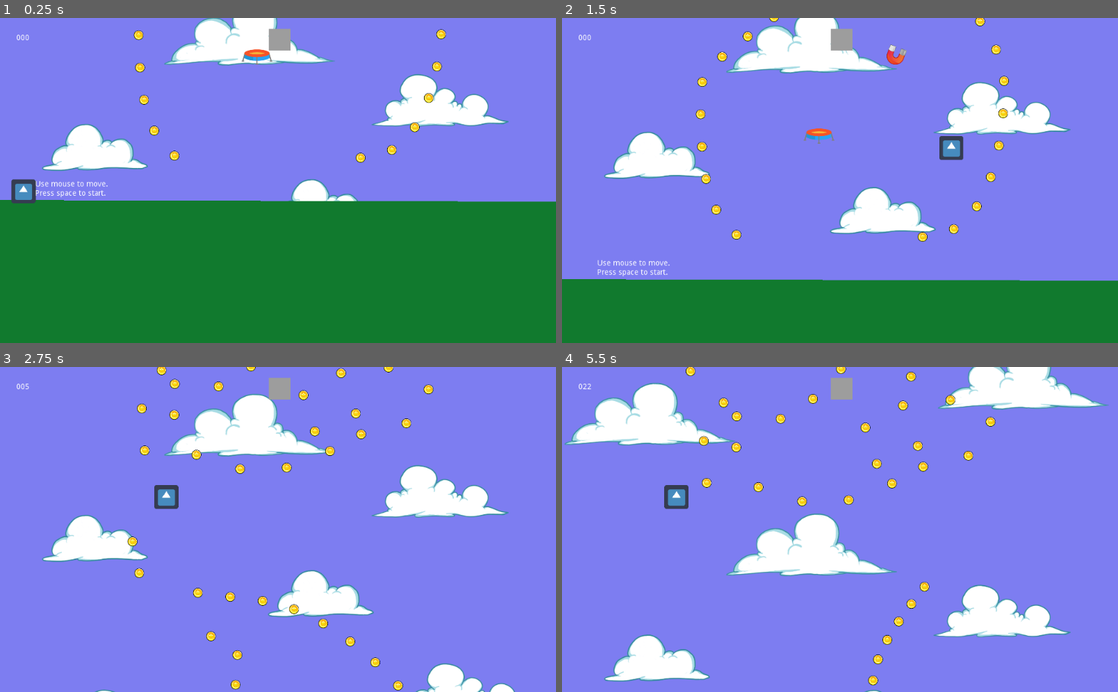
Above: before the commit, frames 1-4 (two rows, left to right).
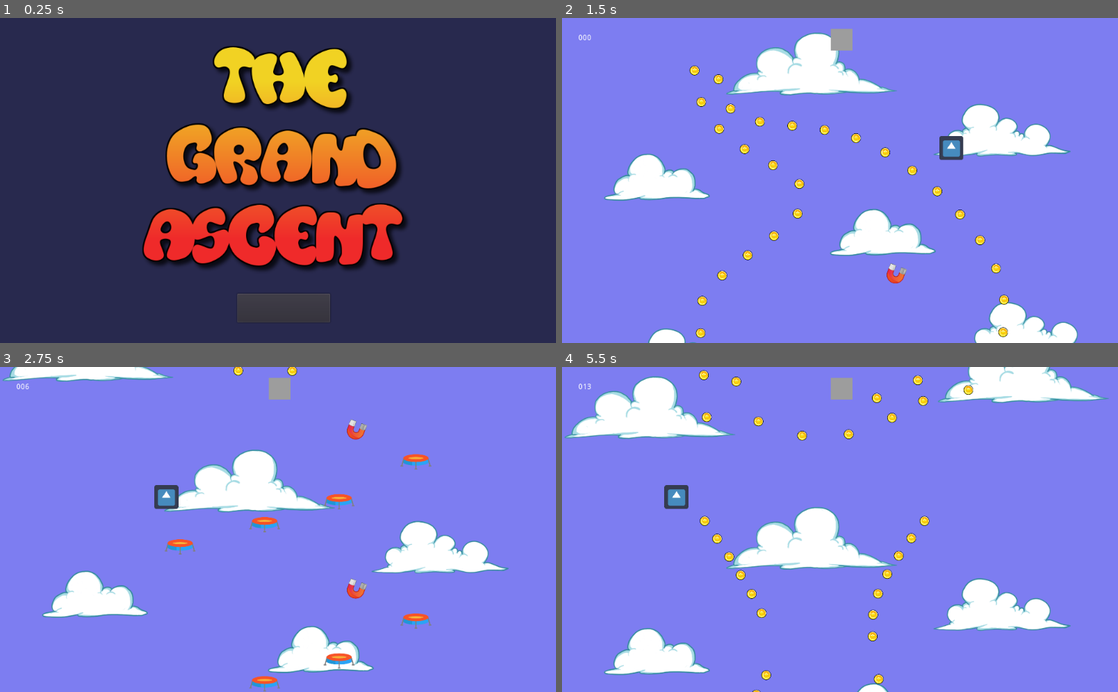
Above: after the commit, the same moments.

Repository: t-karcher/Mega_Jump
Game: Godot game, scene res://TitleScreen.tscn
The game is run twice, just before and just after one commit, with the same random seed, the same clock (stepped at 60 frames per second) and the same inputs. Before the commit the project starts from res://World.tscn. The engine's default icon, where the game draws it, is replaced by a stand-in: a white triangle on a blue panel in a dark square.
Inputs (mouse positions are in pixels of both pictures, inside the frame that each line leads up to):
- Up to frame 1 (0.25 s): no input
- Up to frame 2 (1.5 s): click (845, 307) at 0.5 s, where only the run after the commit has a clickable "Play"; tap Space (ui_select) at 1.25 s; move the mouse to (962, 164) at 1.27 s; hold Space (ui_select) from 1.28 s (still down)
- Up to frame 3 (2.75 s): move the mouse to (166, 545) at 2.02 s; release Space (ui_select) at 2.03 s; tap Space (ui_select) at 2.1, 2.27, 2.57 s
- Up to frame 4 (5.5 s): move the mouse to (895, 458) at 2.77 s; hold Space (ui_select) 2.78-3.53 s; move the mouse to (812, 594) at 3.52 s; tap Space (ui_select) at 3.6, 3.77, 4.07, 5.1, 5.27 s; move the mouse to (1006, 578) at 4.27 s; hold Space (ui_select) 4.28-5.03 s; move the mouse to (673, 480) at 5.02 s

The runs differ from the first frame. In frame 1, 100% of the frame differs, in the area x 0-100%, y 0-100%; in frame 2, 33%; in frame 3, 21%; in frame 4, 9.8%.

Commit message:
Title screen added

Diff:
--- a/Player.gd
+++ b/Player.gd
@@ -21,10 +21,14 @@
 	if rocket_boost != 0:
 		speed.y = min(speed.y, rocket_boost)
 	position += speed
-	if position.y > 20: position.y = 20
+	if position.y > 20:
+		position.y = 20
+		speed.y = 0
+	if speed.y > 40:
+		get_tree().change_scene_to(world.title_scene)
 
 func react_to_coin(coin_type):
-	speed.y = -20
+	speed.y = min(speed.y, -20)
 	world.coin_count += 1
 
 func react_to_trampoline():
@@ -53,5 +57,5 @@
 			rocket_fire.emitting = false
 
 func _input(event):
-	if event.is_action_pressed("ui_select"):
-		speed.y = -20
+	if event.is_action_pressed("ui_select") and position.y > 0:
+		speed.y = -50
--- /dev/null
+++ b/TitleScreen.gd
@@ -0,0 +1,6 @@
+extends Node2D
+
+var game_scene: PackedScene = load("res://World.tscn")
+
+func _on_PlayButton_pressed():
+	get_tree().change_scene_to(game_scene)
--- /dev/null
+++ b/TitleScreen.tscn
@@ -0,0 +1,33 @@
+[gd_scene load_steps=5 format=2]
+
+[ext_resource path="res://KGMissKindergarten.ttf" type="DynamicFontData" id=1]
+[ext_resource path="res://title.png" type="Texture" id=2]
+[ext_resource path="res://TitleScreen.gd" type="Script" id=3]
+
+[sub_resource type="DynamicFont" id=1]
+size = 32
+font_data = ExtResource( 1 )
+
+[node name="TitleScreen" type="Node2D"]
+script = ExtResource( 3 )
+
+[node name="Background" type="Polygon2D" parent="."]
+color = Color( 0.160784, 0.164706, 0.309804, 1 )
+polygon = PoolVector2Array( -16.3352, -11.5985, 1035.84, -11.5985, 1037.25, 612.07, -10.6783, 614.898 )
+
+[node name="TitleImage" type="Sprite" parent="."]
+position = Vector2( 508.789, 262.052 )
+scale = Vector2( 0.80574, 0.80574 )
+texture = ExtResource( 2 )
+
+[node name="PlayButton" type="Button" parent="."]
+margin_left = 436.809
+margin_top = 509.142
+margin_right = 607.809
+margin_bottom = 562.142
+custom_fonts/font = SubResource( 1 )
+text = "Play"
+__meta__ = {
+"_edit_use_anchors_": false
+}
+[connection signal="pressed" from="PlayButton" to="." method="_on_PlayButton_pressed"]
--- a/World.gd
+++ b/World.gd
@@ -5,6 +5,7 @@
 
 onready var powerup_timer = $PowerUpTimer
 
+var title_scene: PackedScene = load("res://TitleScreen.tscn")
 var current_level_height : float = 0
 var coin_count : int = 0 setget set_coin_count
 var active_powerup : String = "" setget set_active_powerup
--- a/project.godot
+++ b/project.godot
@@ -21,7 +21,7 @@
 [application]
 
 config/name="Mega Jump"
-run/main_scene="res://World.tscn"
+run/main_scene="res://TitleScreen.tscn"
 config/icon="res://icon.png"
 
 [memory]
Binary file added: title.png
Not shown, added: title.png.import
